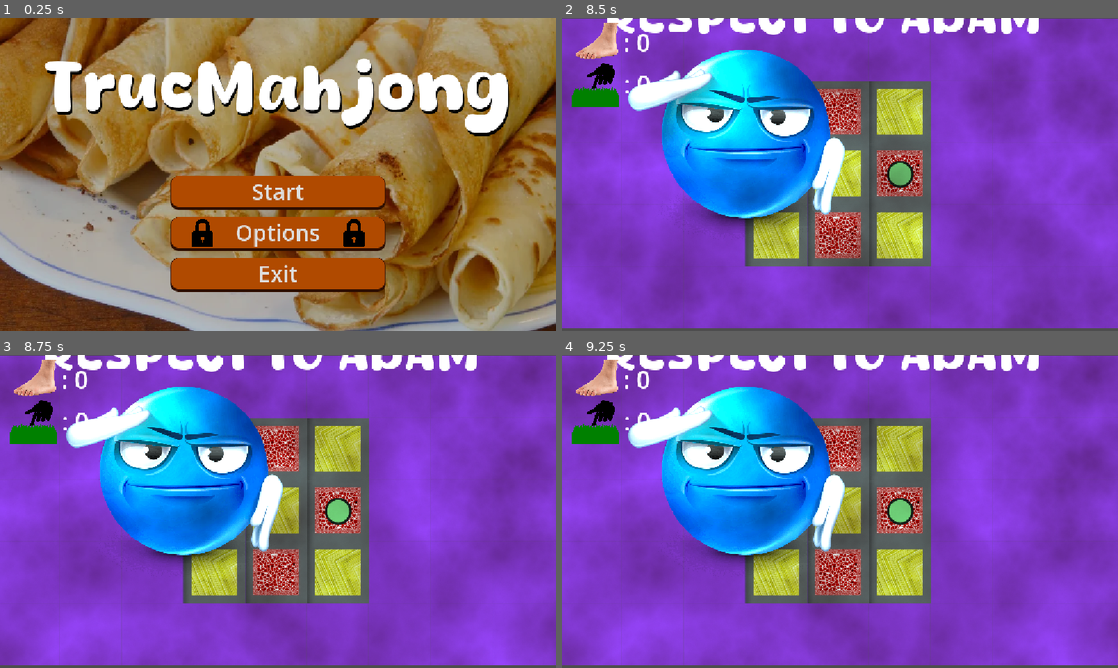
Above: before the commit, frames 1-4 (two rows, left to right).
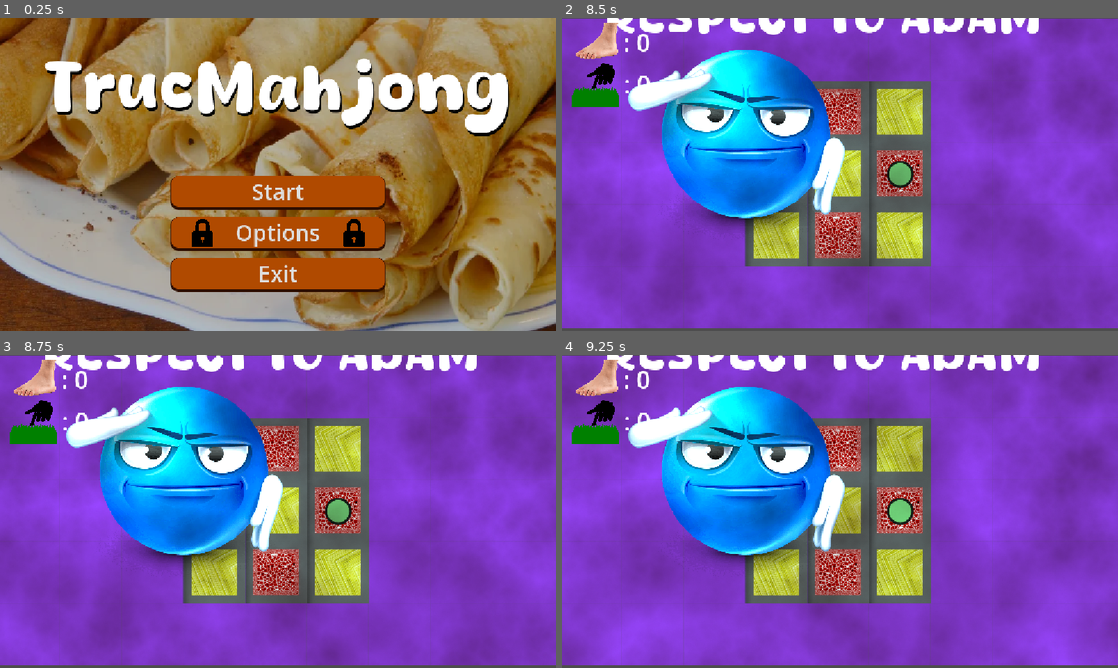
Above: after the commit, the same moments.

Repository: Crizomb/TrucMhajong
Game: Godot game, scene res://scenes/menus/main_menu.tscn
The game is run twice, just before and just after one commit, with the same random seed, the same clock (stepped at 60 frames per second) and the same inputs.
Inputs:
- Up to frame 1 (0.25 s): no input
- Up to frame 2 (8.5 s): click "Options" at 0.5 s; click "Start" at 1.25 s; click "Back" at 2 s; click "Start" at 2.75 s; click "1" at 3.5 s; click "'Tu es une crêpe, et tu veux …" at 4.25 s; tap Enter at 5 s; hold D (Right) 5.03-5.78 s; tap K (MaSuperActionDeTest) at 5.1, 7.35 s; tap R (Restart) every 0.75 s from 5.75 to 8 s; hold S (Down) 5.78-6.53 s; tap L (RespectToAdam) at 5.85, 8.1 s; hold D (Right) 6.53-7.28 s; tap Shift (ToggleCrouch) at 6.6 s; hold W (Up) 7.28-8.03 s; hold A (Left) from 8.03 s (still down)
- Up to frame 3 (8.75 s): keep holding A (Left)
- Up to frame 4 (9.25 s): keep holding A (Left); tap Shift (ToggleCrouch) at 8.85 s

Frames 1-2 are identical in both runs. In frame 3, 24% of the frame differs, in the area x 0-100%, y 0-100%; in frame 4, nothing differs.

Commit message:
Son et audio d'options

Diff:
--- a/MusicManager.tscn
+++ b/MusicManager.tscn
@@ -11,12 +11,16 @@
 
 [node name="IntroMenu" type="AudioStreamPlayer" parent="." unique_id=1422595751]
 stream = ExtResource("1_wavqy")
+volume_db = -15.0
 
 [node name="LoopMenu" type="AudioStreamPlayer" parent="." unique_id=497100092]
 stream = ExtResource("2_73e63")
+volume_db = -15.0
 
 [node name="IntroLevel" type="AudioStreamPlayer" parent="." unique_id=330021669]
 stream = ExtResource("3_qjlvf")
+volume_db = -5.0
 
 [node name="LoopLevel" type="AudioStreamPlayer" parent="." unique_id=760288602]
 stream = ExtResource("4_3mv01")
+volume_db = -5.0
--- a/entities/menu/main menu/main_menu.gd
+++ b/entities/menu/main menu/main_menu.gd
@@ -22,3 +22,4 @@
 
 func _on_options_button_down() -> void:
 	big_lock.visible = true
+	Global.naration_label.emit(Global.DeathReason.OPTIONS_MENU)
--- a/entities/naration/naration.tscn
+++ b/entities/naration/naration.tscn
@@ -69,13 +69,14 @@
 
 [node name="crepiere_off" type="AudioStreamPlayer2D" parent="." unique_id=462565774]
 stream = ExtResource("2_rufhj")
+volume_db = 24.0
 
 [node name="help_level_4" type="AudioStreamPlayer2D" parent="." unique_id=2105753497]
 stream = ExtResource("3_bg07o")
 
 [node name="Intro_1" type="AudioStreamPlayer2D" parent="." unique_id=705740603]
 stream = ExtResource("4_lu2ok")
-volume_db = 11.664
+volume_db = 10.0
 
 [node name="Intro_2" type="AudioStreamPlayer2D" parent="." unique_id=1359411872]
 stream = ExtResource("5_gf3pu")
